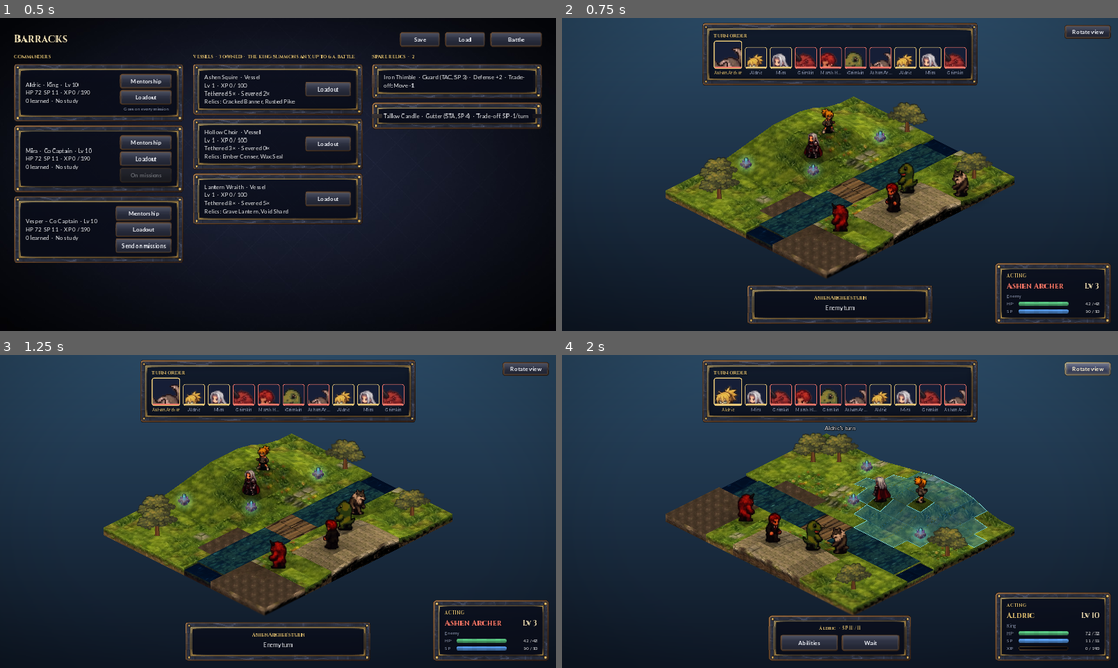
Above: before the commit, frames 1-4 (two rows, left to right).
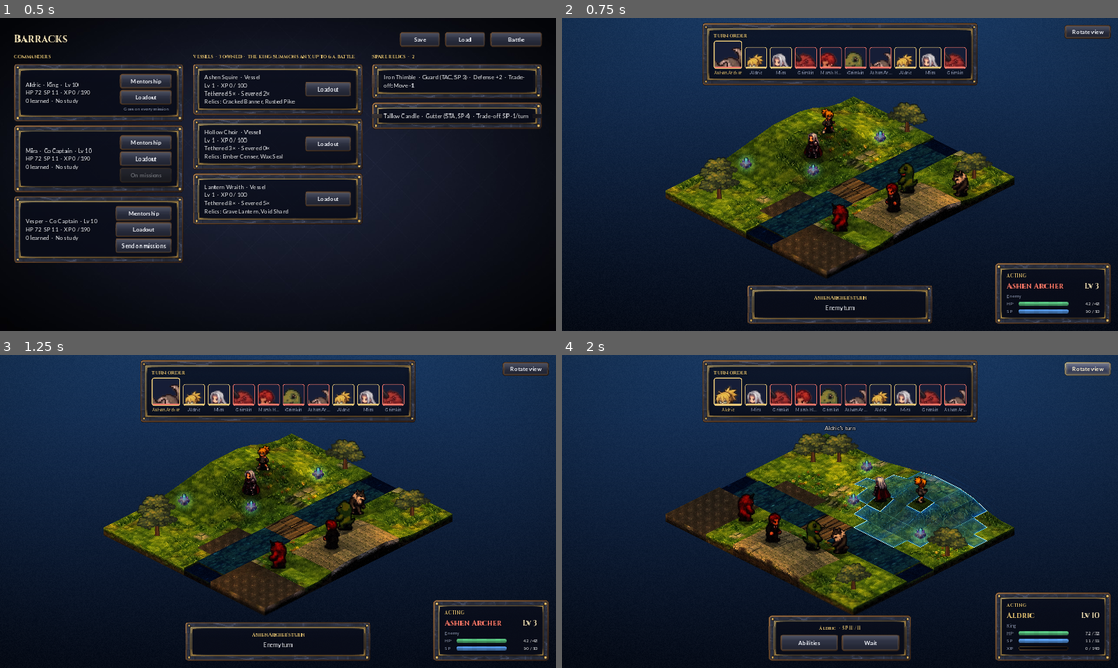
Above: after the commit, the same moments.

Repository: JoelsCodes/Tactics-game
Game: Godot game, scene res://scenes/barracks.tscn
Same seed, same stepped clock (60 frames per second), same inputs: the game is played once before the commit and once after it.
Inputs:
- Up to frame 1 (0.5 s): no input
- Up to frame 2 (0.75 s): click "Battle" at 0.5 s
- Up to frame 3 (1.25 s): no input
- Up to frame 4 (2 s): click "Rotate view" at 1.25 s

Frame 1 is identical in both runs. In frame 2, 6.0% of the frame differs, in the area x 18-82%, y 25-84%; in frame 3, 6.1%; in frame 4, 7.3%.

Commit message:
HD-2D look: baked AO and cast shadows, warm face lighting, terrain detail shader, bloom/grade/grain, neon floor highlight
Co-Authored-By: Claude Sonnet 5.5 <noreply@anthropic.com>
Claude-Session: https://claude.ai/code/session_01UHqCe3Atfdf2Td9hbtNQLv

Diff:
--- a/godot/scripts/terrain.gd
+++ b/godot/scripts/terrain.gd
@@ -19,6 +19,12 @@
 ## These tiles are never sloped.
 const FLAT_TILES := ["W", "w", "l", "b"]
 const SLOPE_SHADE := .3  ## brightness change per level of slope on smooth maps
+const AO_PER_LEVEL := .13  ## corner darkening per level a corner's surroundings stand above the tile
+const SHADOW_PER_LEVEL := .13  ## cast shadow per level of the taller tile toward the light (front-left)
+const SHADOW_MAX := .5
+const LEFT_LIGHT := Color(1.0, .93, .8)  ## warm light on the left face
+const RIGHT_LIGHT := Color(.62, .64, .78)  ## the right face is turned from the light: darker, cooler
+const TOP_LIGHT := Color(1.0, .96, .86)  ## warm overhead light on tops
 
 ## Per terrain code: top texture set, side strip, how far down the strip starts (skips the grass lip), tint.
 const LOOK := {
@@ -51,12 +57,15 @@
 var _tex := {}
 var _water_mats := {}
 var _lava_mat: ShaderMaterial
+var _face_mat: ShaderMaterial  ## stone detail + baked vertex lighting for tops and sides
 
 
 func _ready() -> void:
 	field.name = "Field"
 	field.y_sort_enabled = true
 	add_child(field)
+	_face_mat = ShaderMaterial.new()
+	_face_mat.shader = load("res://shaders/terrain_face.gdshader")
 	_lava_mat = ShaderMaterial.new()
 	_lava_mat.shader = load("res://shaders/lava.gdshader")
 	for d in [0.0, 1.0]:
@@ -235,6 +244,8 @@
 		[Vector2(segl, v0), Vector2(segl + TEX, v0), Vector2(segl + TEX, v0 + (bot_b.y - top_b.y) * SIDE_PX), Vector2(segl, v0 + (bot_l.y - top_l.y) * SIDE_PX)], tint)
 	var right := _poly([top_b, top_r, bot_r, bot_b], "res://assets/tiles/side_%s_r.png" % L.side,
 		[Vector2(segr, v0), Vector2(segr + TEX, v0), Vector2(segr + TEX, v0 + (bot_r.y - top_r.y) * SIDE_PX), Vector2(segr, v0 + (bot_b.y - top_b.y) * SIDE_PX)], tint)
+	_shade_side(left, tint * LEFT_LIGHT, [1.0, 1.0, .55, .55])
+	_shade_side(right, tint * RIGHT_LIGHT, [1.0, 1.0, .5, .5])
 	n.add_child(left)
 	n.add_child(right)
 	# top
@@ -256,6 +267,15 @@
 		var sy: float = ((ch[2] + ch[3]) - (ch[0] + ch[1])) / 2.0
 		var lit := clampf(.9 + SLOPE_SHADE * (sx + sy), .55, 1.0)
 		top.color = Color(lit, lit, lit * .98)
+	if not L.has("water") and not L.get("lava"):
+		var sh := corner_shade(x, y, h, ch)
+		var base := top.color * TOP_LIGHT
+		var cols := PackedColorArray()
+		for i in 4:
+			var v: float = sh[i]
+			cols.append(Color(base.r * v, base.g * v, base.b * v, 1.0))
+		top.vertex_colors = cols
+		top.material = _face_mat
 	if L.has("water"):
 		top.material = _water_mats[L.water]
 	elif L.get("lava"):
@@ -351,6 +371,40 @@
 	n.add_child(ps)
 
 
+## Vertex shades of a tile's top (screen order top, right, bottom, left): ambient occlusion where the
+## surroundings of a corner stand higher than the tile, plus the soft shadow of a taller tile on the
+## lit side (view-grid down-left of this tile: the light comes from the front-left, shadows fall up-right).
+func corner_shade(x: int, y: int, h: float, ch: Array) -> Array:
+	var shade := []
+	for i in 4:
+		shade.append(1.0 - AO_PER_LEVEL * clampf(ch[i] - h, 0.0, 3.0))
+	var g := Vector2i(0, 1)  # view-space neighbour toward the light, mapped to grid space
+	match rot:
+		1: g = Vector2i(1, 0)
+		2: g = Vector2i(0, -1)
+		3: g = Vector2i(-1, 0)
+	var nt = tile_at(x + g.x, y + g.y)
+	if nt != null and nt.t != "v":
+		var dh := clampf(float(nt.h) - h, 0.0, 3.0)
+		if dh > 0.0:
+			var s := minf(SHADOW_PER_LEVEL * dh, SHADOW_MAX)
+			shade[2] -= s  # bottom corner and left corner touch the edge beside the caster
+			shade[3] -= s
+			shade[0] -= s * .35
+			shade[1] -= s * .35
+	return shade
+
+
+## Per-vertex shading of a side face: `v` is [top-left, top-right, bottom-right, bottom-left] brightness
+## (the faces get darker toward the ground, as if occluded by it), `col` the face's light color.
+func _shade_side(p: Polygon2D, col: Color, v: Array) -> void:
+	var cols := PackedColorArray()
+	for i in 4:
+		cols.append(Color(col.r * v[i], col.g * v[i], col.b * v[i], 1.0))
+	p.vertex_colors = cols
+	p.material = _face_mat
+
+
 func _poly(pts: Array, path: String, uv: Array, tint: Color) -> Polygon2D:
 	var p := Polygon2D.new()
 	p.polygon = PackedVector2Array(pts)
--- a/godot/shaders/diorama.gdshader
+++ b/godot/shaders/diorama.gdshader
@@ -1,6 +1,8 @@
 // Diorama finish for the battlefield, drawn over the world and under the HUD: tilt-shift blur toward
 // the top and bottom of the screen (a miniature photographed up close), a warm grade, a little extra
-// saturation and a soft vignette.
+// saturation and a soft vignette. Also the cinematic finish: a glow (bloom) around bright pixels, a film
+// grade (S-curve contrast, cool shadows, warm highlights) and fine film grain. The glow, grade and grain
+// stand in for the glow / color-correction of a WorldEnvironment (which only exists for 3D scenes).
 shader_type canvas_item;
 
 uniform sampler2D screen : hint_screen_texture, filter_linear, repeat_disable;
@@ -10,6 +12,13 @@
 uniform vec3 warmth = vec3(1.05, 1.0, 0.93);
 uniform float saturation = 1.08;
 uniform float vignette = 0.32;
+uniform float glow_amount = 0.38;      // strength of the bloom added back
+uniform float glow_threshold = 0.62;   // brightness where the bloom starts
+uniform float glow_radius = 9.0;       // bloom spread in pixels
+uniform float contrast = 0.55;         // S-curve strength (0 flat .. 1 strong)
+uniform vec3 shadow_tint = vec3(0.86, 0.93, 1.06);     // multiplies the darks (moody blue)
+uniform vec3 highlight_tint = vec3(1.08, 1.0, 0.9);    // multiplies the lights (warm gold)
+uniform float grain = 0.035;
 
 const vec2 TAPS[12] = vec2[](
 	vec2(1.0, 0.0), vec2(0.5, 0.866), vec2(-0.5, 0.866), vec2(-1.0, 0.0), vec2(-0.5, -0.866), vec2(0.5, -0.866),
@@ -27,10 +36,25 @@
 		}
 		c = sum / 13.0;
 	}
+	// bloom: bright pixels sampled on two rings
+	vec3 bloom = vec3(0.0);
+	vec2 gr = SCREEN_PIXEL_SIZE * glow_radius;
+	for (int i = 0; i < 6; i++) {
+		vec3 a = texture(screen, SCREEN_UV + TAPS[i] * gr).rgb;
+		vec3 b = texture(screen, SCREEN_UV + TAPS[i] * gr * 2.2).rgb;
+		bloom += max(a - vec3(glow_threshold), 0.0) + max(b - vec3(glow_threshold), 0.0) * 0.7;
+	}
+	c += bloom / 6.0 * glow_amount * 2.0;
 	c *= warmth;
+	// grade: smooth S-curve, then split-tone by luminance
+	c = mix(c, c * c * (3.0 - 2.0 * c), contrast);
+	float lum = dot(c, vec3(0.299, 0.587, 0.114));
+	c *= mix(shadow_tint, highlight_tint, smoothstep(0.15, 0.75, lum));
 	float l = dot(c, vec3(0.299, 0.587, 0.114));
 	c = mix(vec3(l), c, saturation);
 	vec2 v = SCREEN_UV - 0.5;
 	c *= 1.0 - vignette * smoothstep(0.35, 0.85, length(v * vec2(1.0, 0.8)));
-	COLOR = vec4(c, 1.0);
+	float n = fract(sin(dot(SCREEN_UV * vec2(1731.0, 947.0) + fract(TIME) * 13.0, vec2(12.9898, 78.233))) * 43758.5453);
+	c += (n - 0.5) * grain;
+	COLOR = vec4(max(c, vec3(0.0)), 1.0);
 }
--- /dev/null
+++ b/godot/shaders/terrain_face.gdshader
@@ -0,0 +1,30 @@
+// Stone and ground detail for the terrain faces: a local-contrast boost (high-pass of the texture added
+// back, so grain, cracks and grout read deeper), a slow large-scale tint drift so big areas are not
+// uniform, and the vertex colors (ambient occlusion, warm light, cast shadows baked by terrain.gd).
+shader_type canvas_item;
+
+uniform float detail = 0.7;
+uniform float macro = 0.12;
+uniform float macro_scale = 0.011;
+uniform vec3 macro_warm = vec3(1.06, 1.0, 0.9);
+uniform vec3 macro_cool = vec3(0.92, 0.98, 1.06);
+
+varying vec4 vc;
+varying vec2 wpos;
+
+void vertex() {
+	vc = COLOR;
+	wpos = (MODEL_MATRIX * vec4(VERTEX, 0.0, 1.0)).xy;
+}
+
+void fragment() {
+	vec4 t = texture(TEXTURE, UV);
+	vec2 px = TEXTURE_PIXEL_SIZE * 1.6;
+	vec3 blur = (texture(TEXTURE, UV + vec2(px.x, 0.0)).rgb + texture(TEXTURE, UV - vec2(px.x, 0.0)).rgb
+			+ texture(TEXTURE, UV + vec2(0.0, px.y)).rgb + texture(TEXTURE, UV - vec2(0.0, px.y)).rgb) * 0.25;
+	vec3 c = t.rgb + (t.rgb - blur) * detail * 2.2;
+	float n = sin(wpos.x * macro_scale * 2.3 + sin(wpos.y * macro_scale * 3.1)) * 0.5
+			+ sin(wpos.y * macro_scale * 1.7 - wpos.x * macro_scale * 0.9) * 0.5;
+	c *= mix(macro_cool, macro_warm, n * 0.5 + 0.5) * (1.0 + n * macro);
+	COLOR = vec4(max(c, vec3(0.0)) * vc.rgb, t.a * vc.a);
+}
--- a/godot/shaders/tile_highlight.gdshader
+++ b/godot/shaders/tile_highlight.gdshader
@@ -1,19 +1,30 @@
-// Neon-blue tile overlay for movement ranges, attack footprints and skill target areas.
+// Neon-blue floor highlight for movement ranges, attack footprints and skill target areas.
 // Drawn on a tile's top face (a 4-point polygon, UV (0,0) (1,0) (1,1) (0,1) from the top corner
 // clockwise). The vertex COLOR carries which edges are on the outside of the highlighted area
-// (r: top-right edge, g: bottom-right, b: bottom-left, a: top-left), so a region glows only along its
-// border while the inside keeps a faint tile grid and a soft blue wash.
+// (r: top-right edge, g: bottom-right, b: bottom-left, a: top-left), so a region glows along its
+// border: a bright core line with a soft falloff inward, while the inside keeps a faint tile grid,
+// a pale diamond inlay and a slow light sweep that runs over the whole region (from world position).
+// Premultiplied blending: the light adds blue and takes a little of the ground color under it, so the
+// neon stays blue on bright grass and the stone detail still shows through.
 shader_type canvas_item;
+render_mode blend_premul_alpha;
 
 uniform vec4 tint : source_color = vec4(0.2, 0.66, 1.0, 1.0);
 uniform vec4 glow_color : source_color = vec4(0.55, 0.95, 1.0, 1.0);  // border and grid lines
 uniform float fill = 0.22;       // blue wash over the tile
 uniform float edge = 0.95;       // outer border strength
-uniform float edge_width = 0.06;
+uniform float edge_width = 0.05; // core line width (UV units)
+uniform float edge_glow = 0.28;  // how far the soft glow reaches inward
 uniform float grid = 0.22;       // thin line on every tile edge
 uniform float hatch = 0.0;       // diagonal stripes (attack footprints)
 uniform float pulse = 0.0;       // breathing (target areas)
 uniform float brackets = 0.0;    // corner brackets (the aimed tile)
+
+varying vec2 wpos;
+
+void vertex() {
+	wpos = (MODEL_MATRIX * vec4(VERTEX, 0.0, 1.0)).xy;
+}
 
 float line(float d, float w) {
 	return 1.0 - smoothstep(0.0, w, d);
@@ -25,9 +36,17 @@
 	float d1 = 1.0 - UV.x;
 	float d2 = 1.0 - UV.y;
 	float d3 = UV.x;
-	float border = max(max(flags.r * line(d0, edge_width), flags.g * line(d1, edge_width)),
-			max(flags.b * line(d2, edge_width), flags.a * line(d3, edge_width)));
-	float cell = line(min(min(d0, d1), min(d2, d3)), 0.02);
+	// distance to the nearest outer edge (large when no edge is on the border)
+	float db = min(min(mix(9.0, d0, flags.r), mix(9.0, d1, flags.g)), min(mix(9.0, d2, flags.b), mix(9.0, d3, flags.a)));
+	float core = line(db, edge_width) * edge;
+	float soft = exp(-db / edge_glow * 3.0) * edge * 0.55;
+	float dc = min(min(d0, d1), min(d2, d3));
+	float cell = line(dc, 0.025);
+	// diamond inlay and a faint inner ring: geometric floor-sigil feel
+	float dia = abs(UV.x - 0.5) + abs(UV.y - 0.5);
+	float ring = line(abs(dia - 0.3), 0.02) * 0.35 + line(abs(dia - 0.12), 0.015) * 0.25;
+	// light sweep across the region in world space
+	float sweep = pow(0.5 + 0.5 * sin((wpos.x + wpos.y * 1.7) * 0.045 - TIME * 1.6), 6.0);
 	float stripes = hatch * step(0.6, fract((UV.x + UV.y) * 4.0 - TIME * 0.5));
 	float breathe = 1.0 + pulse * 0.45 * sin(TIME * 4.0);
 	float corner = 0.0;
@@ -35,8 +54,11 @@
 		vec2 q = abs(UV - 0.5);
 		corner = brackets * step(0.42, max(q.x, q.y)) * step(0.3, min(q.x, q.y));
 	}
-	float glow = max(border * edge, max(cell * grid, corner));
-	float a = clamp(fill * breathe + stripes * 0.16 + glow, 0.0, 0.95);
-	vec3 col = mix(tint.rgb, glow_color.rgb, clamp(glow * 1.2, 0.0, 1.0));
-	COLOR = vec4(col, a);
+	float body = fill * breathe * (0.78 + 0.35 * sweep) + stripes * 0.14;
+	float lines = max(max(core, cell * grid), max(corner, ring * grid * 2.0));
+	vec3 col = tint.rgb * (body + soft) + glow_color.rgb * lines * (1.0 + 0.5 * sweep);
+	// hot white core on the outer line
+	col += vec3(0.6, 0.85, 1.0) * core * core * 0.5;
+	float a = clamp(body * 1.15 + soft * 0.8 + lines * 0.7, 0.0, 0.88);
+	COLOR = vec4(min(col, vec3(a + 0.35)), a);
 }
--- a/godot/tests/check.gd
+++ b/godot/tests/check.gd
@@ -25,6 +25,36 @@
 		for row in m.tiles:
 			for c in row:
 				ok(Terrain.LOOK.has(c.t), "%s terrain %s has a look" % [path, c.t])
+	# lighting: a tile next to a taller one on the lit side gets a shadow, the tall one stays bright
+	var lm := {"w": 2, "d": 1, "smooth": false, "tiles": [[{"t": "g", "h": 0}, {"t": "g", "h": 2}]]}
+	t.rot = 0
+	t.show_map(lm)
+	var flat := [0.0, 0.0, 0.0, 0.0]
+	var low: Array = t.corner_shade(0, 0, 0.0, flat)
+	ok(low.size() == 4 and low.all(func(v): return v <= 1.0), "corner shades are at most 1")
+	var lone := {"w": 1, "d": 1, "smooth": false, "tiles": [[{"t": "g", "h": 0}]]}
+	t.show_map(lone)
+	ok(t.corner_shade(0, 0, 0.0, flat).all(func(v): return v == 1.0), "an isolated flat tile is unshaded")
+	t.show_map(lm)
+	# view rotation 0: the neighbour toward the light is grid (0, +1), so nothing here is shadowed...
+	ok(t.corner_shade(0, 0, 0.0, flat).all(func(v): return v == 1.0), "a tall neighbour away from the light casts nothing")
+	# ...and a corner whose surroundings stand higher than the tile is occluded
+	ok(t.corner_shade(0, 0, 0.0, [0.0, 2.0, 0.0, 0.0])[1] < 1.0, "a raised corner darkens (ambient occlusion)")
+	var col := {"w": 1, "d": 2, "smooth": false, "tiles": [[{"t": "g", "h": 0}], [{"t": "g", "h": 2}]]}
+	t.show_map(col)
+	var sh: Array = t.corner_shade(0, 0, 0.0, flat)
+	ok(sh[2] < 1.0 and sh[3] < 1.0 and sh[2] < sh[0], "a taller tile on the lit side shadows the near corners most")
+	for r in 4:
+		t.rot = r
+		t.show_map(col)
+		ok(t.corner_shade(0, 0, 0.0, flat).size() == 4, "corner shading builds in rotation %d" % r)
+	for f in ["panel_stone.png", "panel_wood.png", "button_normal.png", "button_hover.png", "button_pressed.png", "button_disabled.png", "bar_back.png", "bar_fill.png", "divider.png", "menu_bg.jpg"]:
+		ok(ResourceLoader.exists(HudStyle.UI_DIR + f), "ui art " + f)
+	for f in ["Cinzel-Medium.ttf", "Cinzel-Bold.ttf", "Lato-Regular.ttf", "Lato-Bold.ttf"]:
+		ok(ResourceLoader.exists(HudStyle.FONT_DIR + f), "font " + f)
+	ok(HudStyle.theme().get_stylebox("panel", "PanelContainer") is StyleBoxTexture, "panels use the textured style")
+	for sh_path in ["terrain_face", "tile_highlight", "diorama"]:
+		ok(load("res://shaders/%s.gdshader" % sh_path) is Shader, sh_path + " shader loads")
 	for k in Terrain.LOOK:
 		var L: Dictionary = Terrain.LOOK[k]
 		if L.get("void"):
Not shown, changed: godot/README.md
